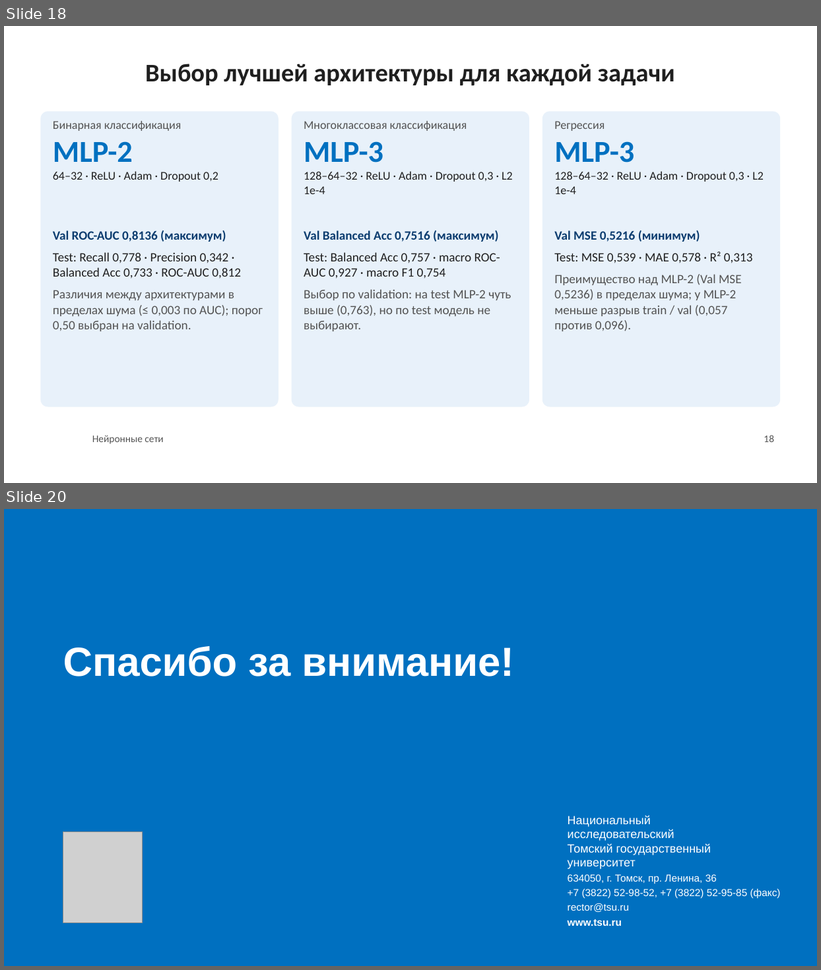
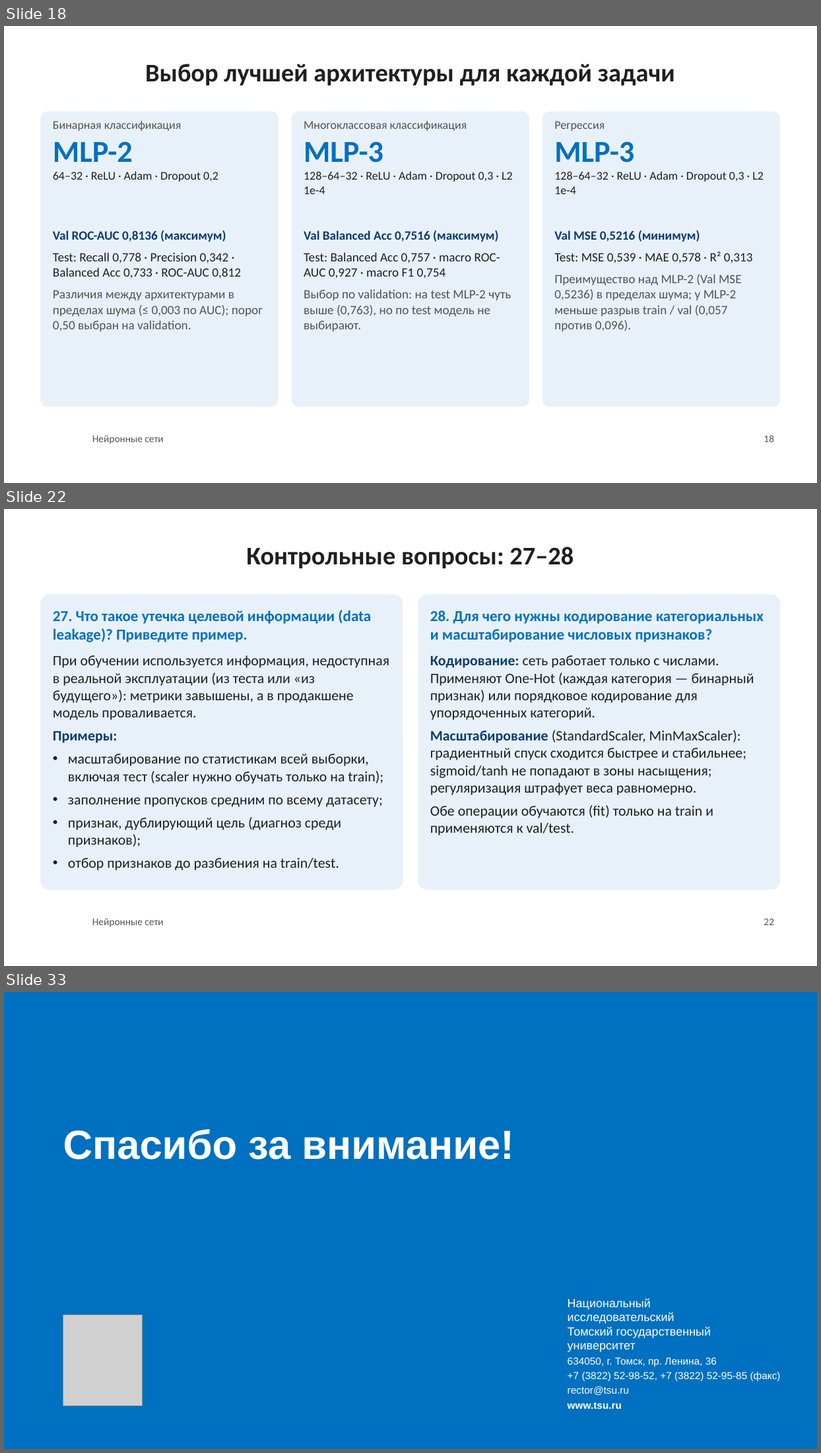
Before and after one commit to sergeydorof/neural_networks_labs, a slide deck: lab1/NN_Lab1_presentation.pptx. Shown one above the other, each under a label of ours: slides 18 and 20 before the commit, slides 18, 22 and 33 after it; the slides between them are not shown. The pictures are 821x970 and 821x1453 pixels, drawn with LibreOffice and Linux fonts; fonts in the diff are those of the drawing; grey boxes stand for pictures; background and template pictures are left out. Boxes give left, top, right and bottom in pixels: in the first picture for what was removed or moved away, otherwise in the second. Text is boxed around its words. In the diff, an @@ line names an element or a change of style, - is before the commit and + after.

```diff
--- a/lab1/NN_Lab1_presentation.pptx
+++ b/lab1/NN_Lab1_presentation.pptx
@@ slide 22 added at (4,509,817,966), background #FFFFFF; not listed: 1 template element that a slide beside it also shows @@
@@ title added at (246,547,574,568), 30 pt, text #1F1F1F, bold @@
+Контрольные вопросы: 27–28
@@ rounded rectangle added at (40,594,403,890), fill #E8F1FA @@
@@ rounded rectangle added at (418,594,781,890), fill #E8F1FA @@
@@ text added at (53,610,389,871), 17 pt, text #1F1F1F @@
+27. Что такое утечка целевой информации (data leakage)? Приведите пример.
+При обучении используется информация, недоступная в реальной эксплуатации (из теста или «из будущего»): метрики завышены, а в продакшене модель проваливается.
+Примеры:
+• масштабирование по статистикам всей выборки, включая тест (scaler нужно обучать только на train);
+• заполнение пропусков средним по всему датасету;
+• признак, дублирующий цель (диагноз среди признаков);
+• отбор признаков до разбиения на train/test.
@@ text added at (430,611,764,836), 17 pt, text #1F1F1F @@
+28. Для чего нужны кодирование категориальных и масштабирование числовых признаков?
+Кодирование: сеть работает только с числами. Применяют One-Hot (каждая категория — бинарный признак) или порядковое кодирование для упорядоченных категорий.
+Масштабирование (StandardScaler, MinMaxScaler): градиентный спуск сходится быстрее и стабильнее; sigmoid/tanh не попадают в зоны насыщения; регуляризация штрафует веса равномерно.
+Обе операции обучаются (fit) только на train и применяются к val/test.
@@ page number added at (764,919,774,925), 12 pt, text #535353 @@
+22
@@ what was slide 20 is now slide 33 @@
```
Also in this commit, not shown: 1 slide changed, 12 other slides added, 5 other files.
